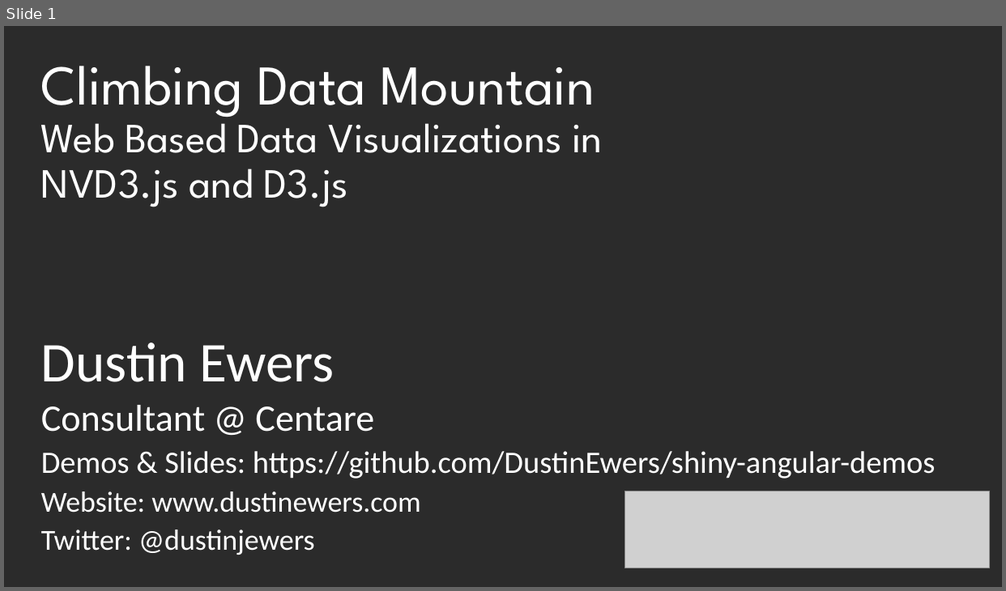
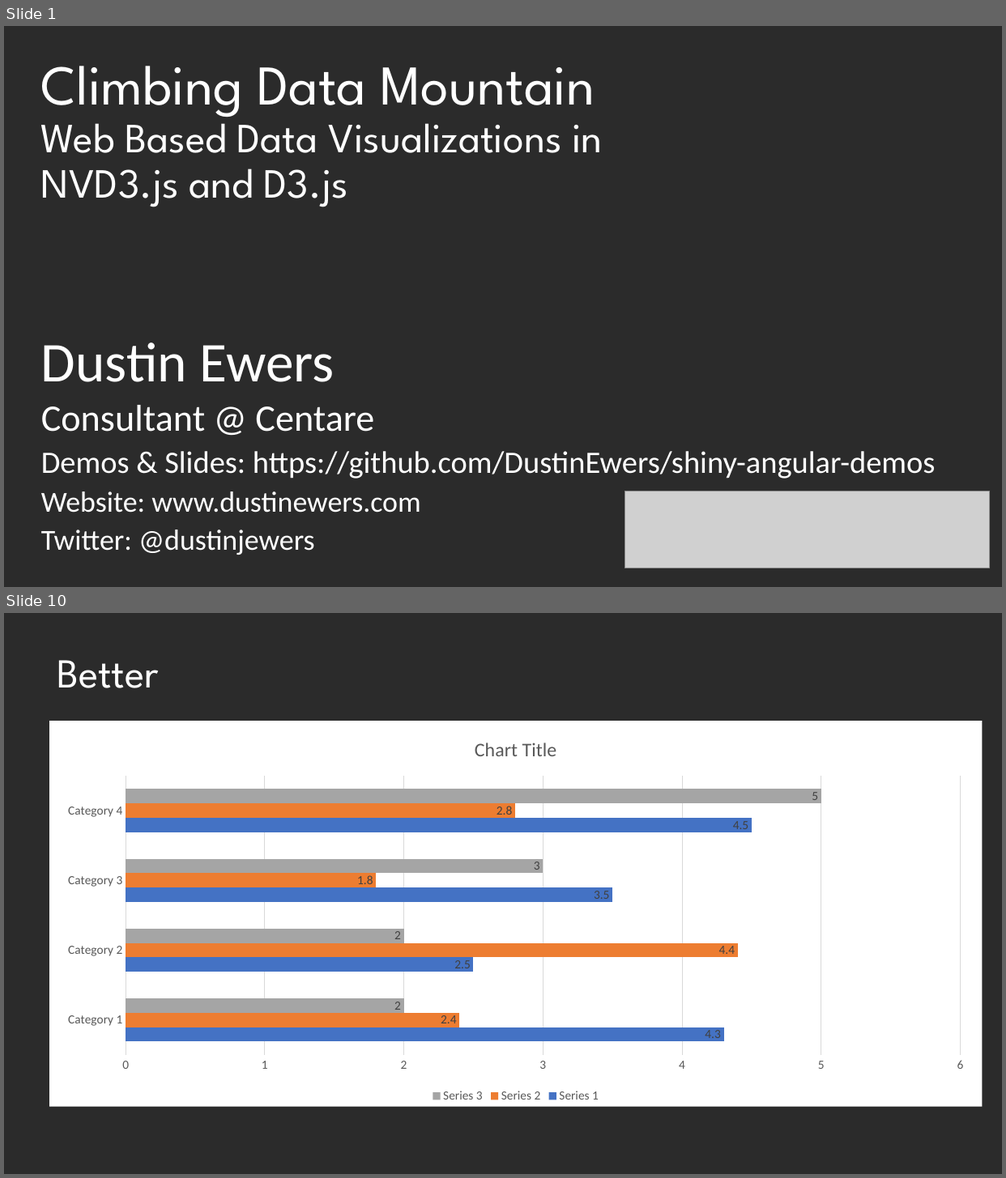
Before and after one commit to DustinEwers/d3-demos-data-mountain, a slide deck: slides/slides.pptx. Shown one above the other, each under a label of ours: slide 1 before the commit, slides 1 and 10 after it; the slides between them are not shown. The pictures are 1006x591 and 1006x1178 pixels, drawn with LibreOffice and Linux fonts; fonts in the diff are those of the drawing; grey boxes stand for pictures; background and template pictures are left out; a plain dark background stands for a picture behind light text. Boxes give left, top, right and bottom in pixels: in the first picture for what was removed or moved away, otherwise in the second. Text is boxed around its words. In the diff, an @@ line names an element or a change of style, - is before the commit and + after.

```diff
--- a/slides/slides.pptx
+++ b/slides/slides.pptx
@@ slide 10 added at [4, 613, 1002, 1174], background picture (left out) @@
@@ title added at [57, 660, 159, 688], 39.6 pt, text #FFFFFF @@
+Better
@@ bar chart added at [49, 721, 982, 1107] @@
+categories: Category 1, Category 2, Category 3, Category 4
+Series 1: 4.3, 2.5, 3.5, 4.5
+Series 2: 2.4, 4.4, 1.8, 2.8
+Series 3: 2, 2, 3, 5
```
Also in this commit, not shown: 1 slide changed, 19 other slides added, 1 slide removed.
